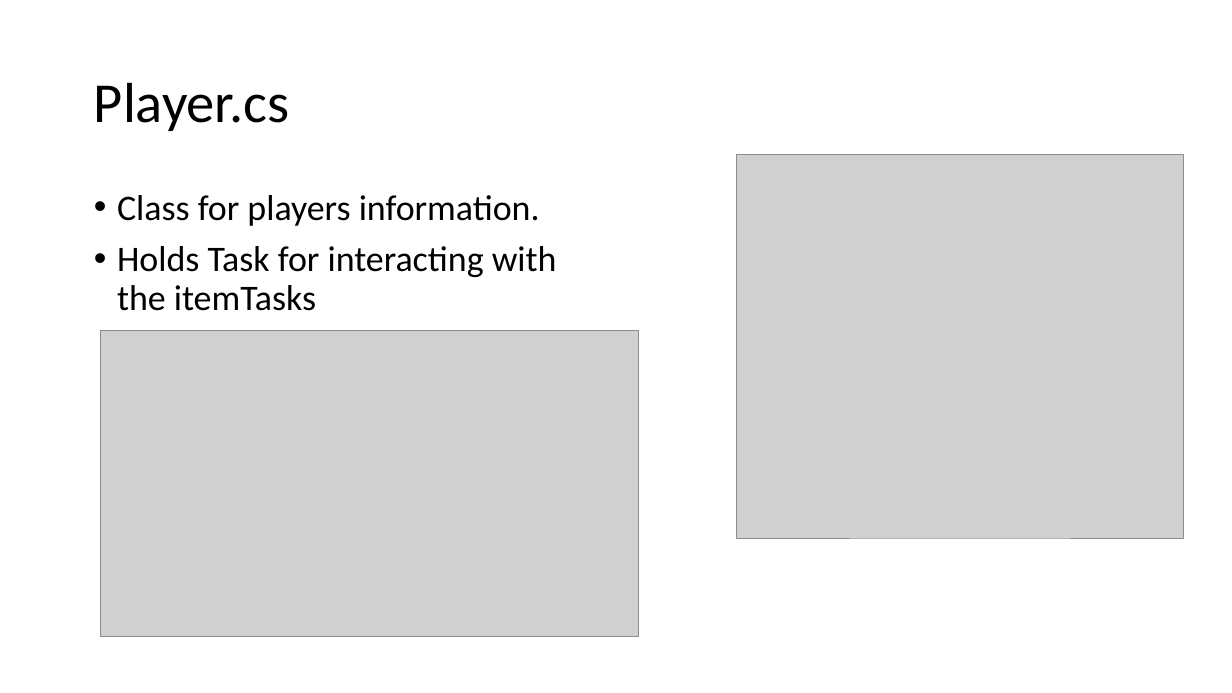
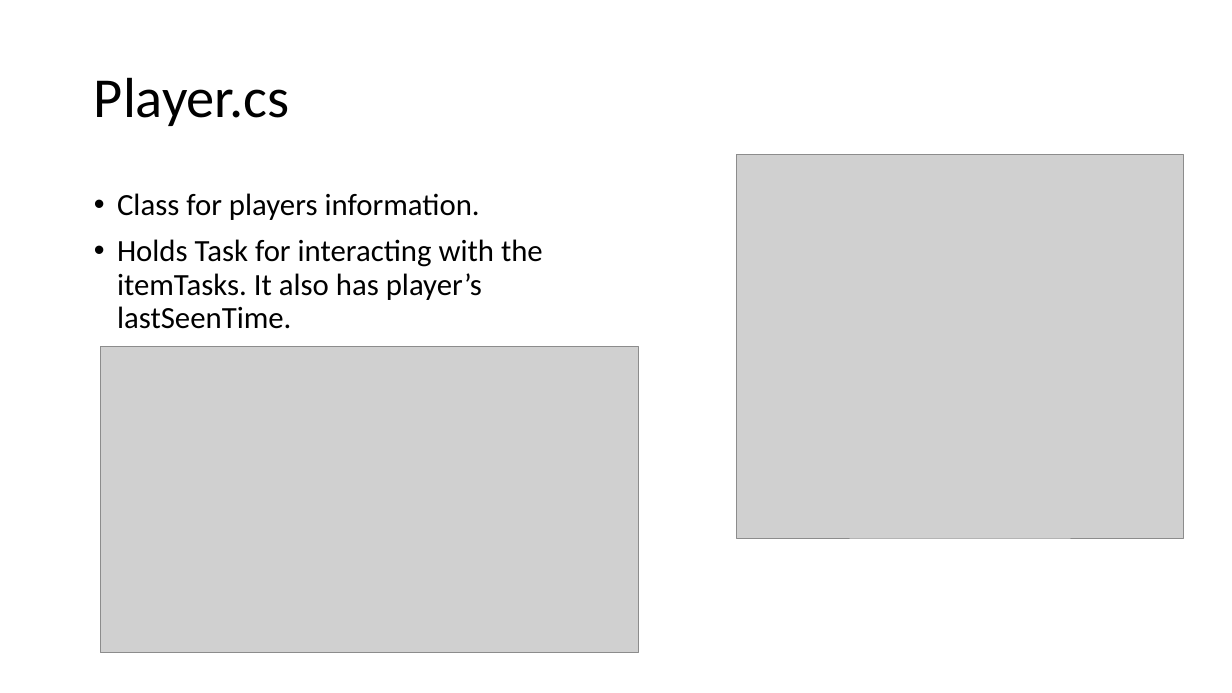
Before and after one commit to TheJavaCoder/Capstone, a slide deck: slide 9 of GameSystemObjects Documentation.pptx. Drawn at 1232x693 pixels with LibreOffice and Linux fonts; fonts in the diff are those of the drawing; grey boxes stand for pictures. Boxes give left, top, right and bottom in pixels: in the first picture for what was removed or moved away, otherwise in the second. Text is boxed around its words. In the diff, an @@ line names an element or a change of style, - is before the commit and + after.

```diff
--- a/GameSystemObjects Documentation.pptx
+++ b/GameSystemObjects Documentation.pptx
@@ title "Player.cs" moved from (x1=94, y1=82, x2=289, y2=131) to (x1=94, y1=77, x2=289, y2=126) @@
@@ text at (x1=117, y1=193, x2=480, y2=220): size 28 to 24 pt in "Class for players information." @@
@@ text at (x1=117, y1=239, x2=543, y2=329): text changed; size 28 to 24 pt @@
-• Holds Task for interacting with the itemTasks
+• Holds Task for interacting with the itemTasks. It also has player’s lastSeenTime.
@@ picture moved from (x1=101, y1=330, x2=639, y2=636) to (x1=101, y1=347, x2=639, y2=653) @@
```
Also in this commit, not shown: 6 other slides changed.
